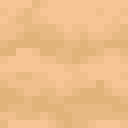
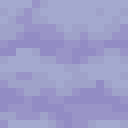
Layered file, before and after one edit (w=128, h=128). Changes by layer:
added layer "Amethyst Deceiver" above "Honey" over [0, 0, 128, 128]
